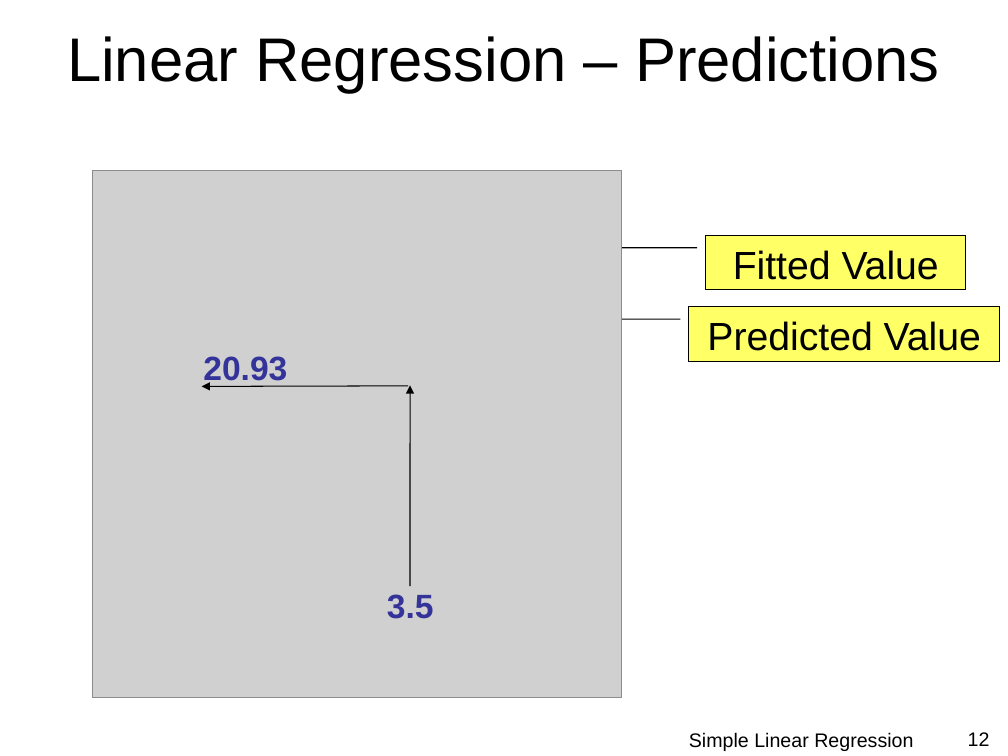
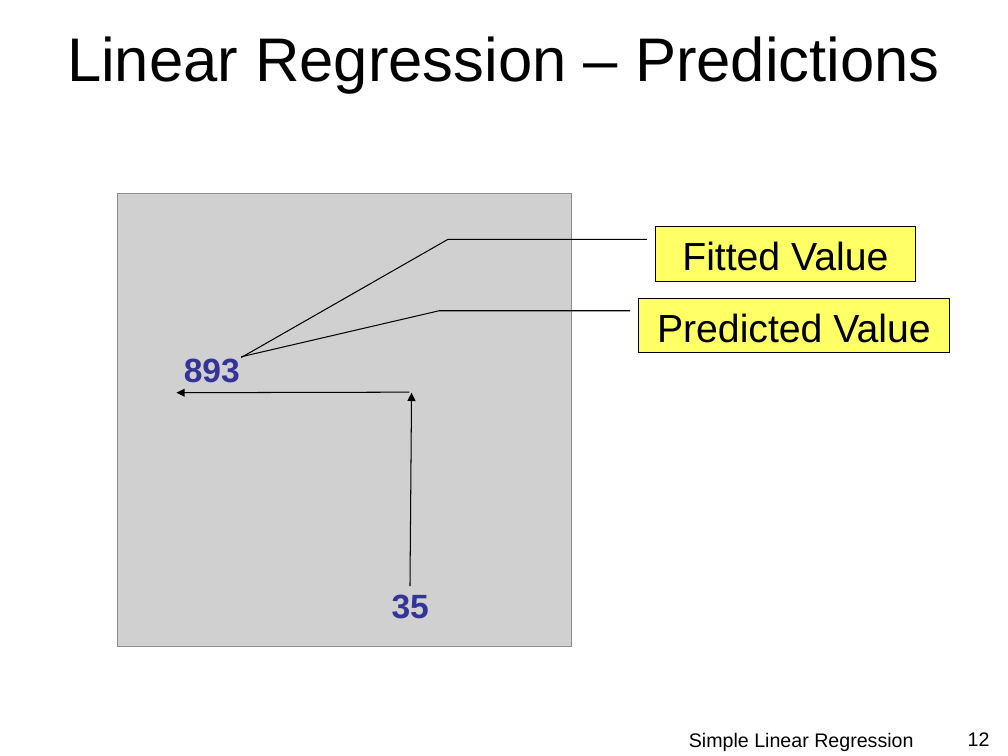
Before and after one commit to droglenc/NCMTH207, a slide deck: slide 12 of modules/SLRegression/PPT.pptx. Drawn at 1008x756 pixels with LibreOffice and Linux fonts; fonts in the diff are those of the drawing; grey boxes stand for pictures; background and template pictures are left out. Boxes give left, top, right and bottom in pixels: in the first picture for what was removed or moved away, otherwise in the second. Text is boxed around its words. In the diff, an @@ line names an element or a change of style, - is before the commit and + after.

```diff
--- a/modules/SLRegression/PPT.pptx
+++ b/modules/SLRegression/PPT.pptx
@@ picture: place and size @@
-picture at [93, 170, 622, 698]
+picture at [118, 194, 572, 647]
@@ border callout "Fitted Value": place and size @@
-border callout "Fitted Value" at [706, 235, 966, 289]
+border callout "Fitted Value" at [655, 227, 915, 281]
@@ border callout "Predicted Value": place and size @@
-border callout "Predicted Value" at [688, 306, 999, 361]
+border callout "Predicted Value" at [638, 298, 949, 353]
@@ text at [184, 358, 240, 390]: text changed @@
-20.93
+893
@@ arrow moved from (408, 386) - (202, 386) to (409, 392) - (176, 393) @@
@@ arrow moved from (410, 587) - (410, 385) to (410, 587) - (411, 393) @@
@@ text at [392, 594, 429, 619]: text changed @@
-3.5
+35
```
Also in this commit, not shown: 9 other slides changed, 17 other files.
